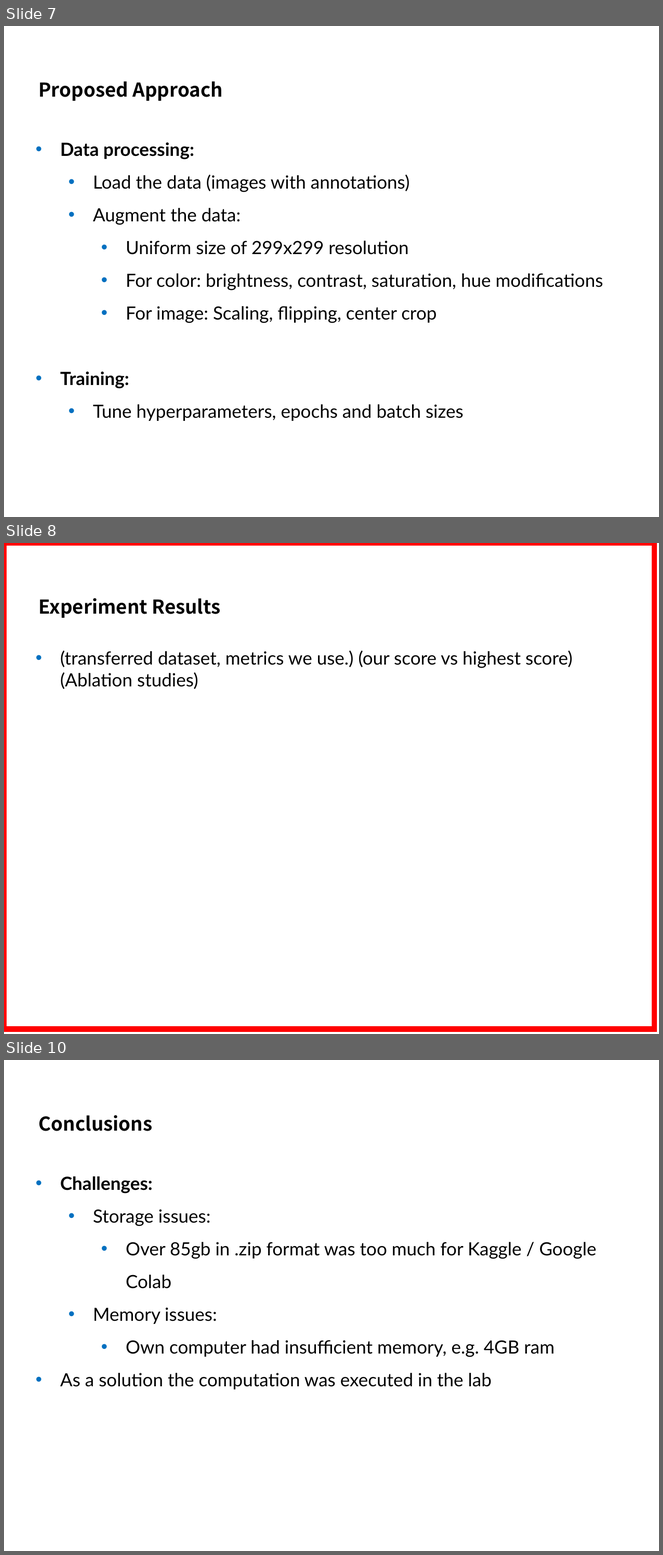
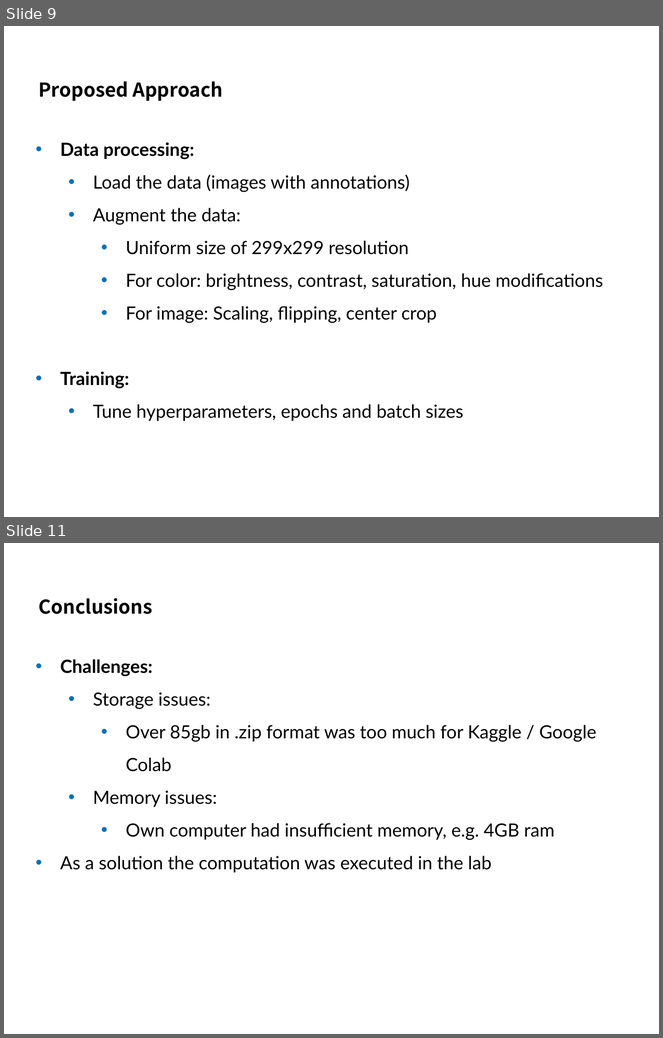
Before and after one commit to kimbold/VRDL_2019, a slide deck: Final project/Final_presentation.pptx. Shown one above the other, each under a label of ours: slides 7, 8 and 10 before the commit, slides 9 and 11 after it; the slides between them are not shown. The pictures are 663x1555 and 663x1038 pixels, drawn with LibreOffice and Linux fonts; fonts in the diff are those of the drawing; background and template pictures are left out. Boxes give left, top, right and bottom in pixels: in the first picture for what was removed or moved away, otherwise in the second. Text is boxed around its words. In the diff, an @@ line names an element or a change of style, - is before the commit and + after.

```diff
--- a/Final project/Final_presentation.pptx
+++ b/Final project/Final_presentation.pptx
@@ slide 8 removed at [4,543,659,1034], background #FFFFFF @@
@@ rectangle removed at [4,543,655,1029] @@
@@ title removed at [38,598,220,618] @@
-Experiment Results
@@ text removed at [60,651,573,689] @@
-• (transferred dataset, metrics we use.) (our score vs highest score) (Ablation studies)
@@ what was slide 7 is now slide 9 @@
@@ what was slide 10 is now slide 11 @@
```
Also in this commit, not shown: 4 slides changed, 3 slides added, 1 other slide removed.
